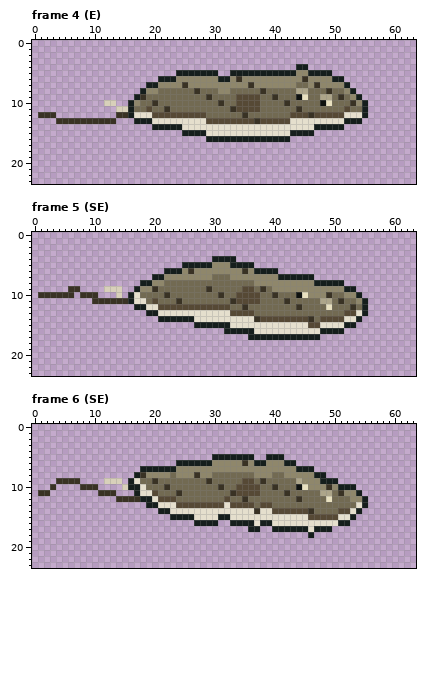
Two states of a pixel-art file, assets/creatures/freshwater/billabong/bb_freshwater_whipray.aseprite. Above, as it was before the edit.
64x24 pixels, 24 frames. Colours within 5 levels of each other are drawn and written as one. Shown: frame 4 (E), frame 5 (SE), frame 6 (SE). The commit also changed other frames, which this record leaves out.
And afterwards:
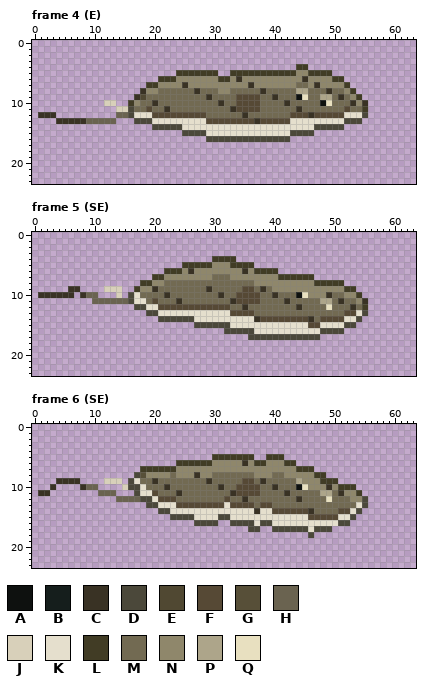
Palette (. is transparent): A #0e110f  B #151e1c  C #393224  D #4b483a  E #504832  F #564935  G #574f38  H #6a6350  J #d8d0ba  K #e5dfcd  L #413c25  M #726a52  N #8f876b  P #ada58a  Q #e8e0c0
Diff:
Changed rows in their new state; - is an unchanged pixel.
Frame 4 (E):
first column x 9:
 4 -----------------------------------LL----------
 5 ---------------LLLLLLL--LLLLLLLLLLL--LLLL------
 6 ------------LLL-------LL-----------------LL----
 7 ----------LL-------------------------------L---
 8 ---------C----------------------------------L--
 9 --------CE-----------------------------------L-
10 -------L--------------------------------------C
11 -------D--------------------------------------L
12 -----HHD--------------------------------------D
13 HHHHH---DDD--------------------------------DDD-
14 -----------DDDDD----------------------DDDDD----
15 ----------------DDDD--------------DDDD---------
16 --------------------DDDDDDDDDDDDDD-------------
Frame 5 (SE):
first column x 9:
 4 ---------------------LLLL----------------------
 5 ----------------LLLLL---LLLL-------------------
 6 -------------LLL------------LLLL---------------
 7 -----------LL-------------------LLLLLL---------
 8 ---------LL---------------------------LLLLL----
 9 --------L----------------------------------LL--
10 HH-----D-------------------------------------L-
11 -HHHHHHD--------------------------------------C
12 --------DD------------------------------------L
13 ----------DD----------------------------------D
14 ------------DDDDDD---------------------------D-
15 ------------------DDDDDD-------------------DD--
16 -----------------------DDDDD-----------DDDD----
17 ---------------------------DDDDDDDDDDDD--------
Frame 6 (SE):
first column x 9:
 5 ---------------------LLLLLLL--LLL--------------
 6 ---------------LLLLLL-------LL---LL------------
 7 ---------LLLLLL--------------------LLL---------
 8 --------DG----------------------------LL-------
 9 -------D-------------------------------LLL-----
10 HH-----DD---------------------------------LLL--
11 --HHH---D------------------------------------L-
12 -----HHHHDD-----------------------------------D
13 ----------DD----------------------------------D
14 ------------DD-------------------------------D-
15 --------------DDDD----DD--------------------D--
16 ------------------DDDD--DDDD-DD-----------DD---
17 ---------------------------DD--DDDDDD-DDD------
18 -------------------------------------D---------
Pixel boxes of the changes (left, top, right, bottom) in both pictures:
changed: (86, 64, 368, 142)
changed: (86, 256, 368, 340)
changed: (86, 454, 368, 538)
